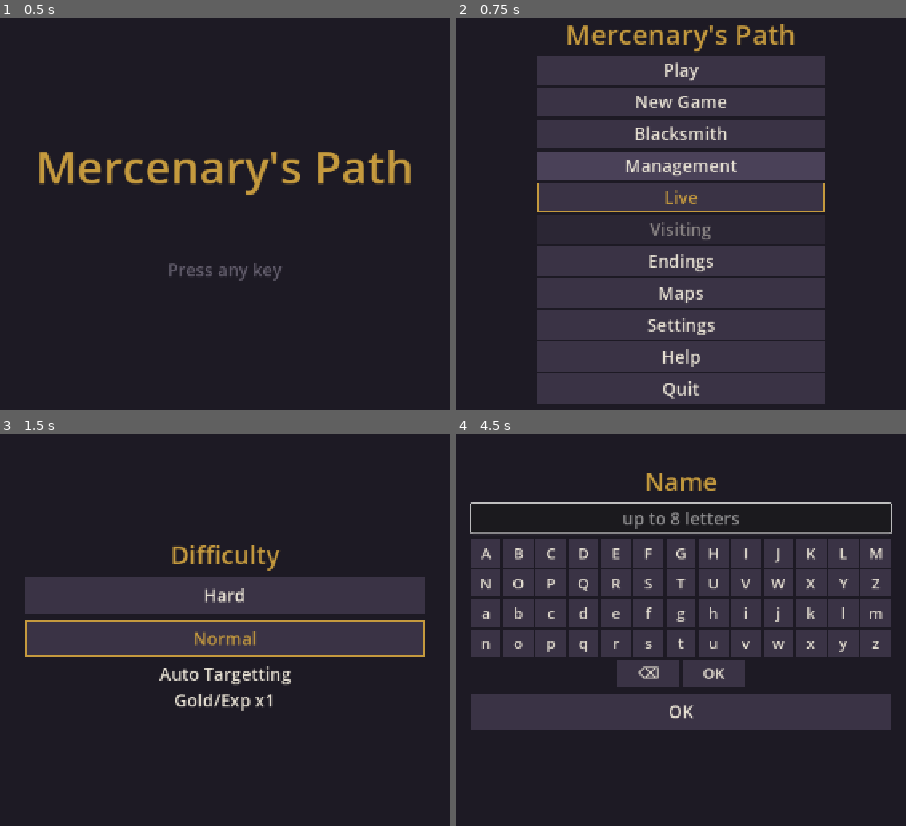
Above: before the commit, frames 1-4 (two rows, left to right).
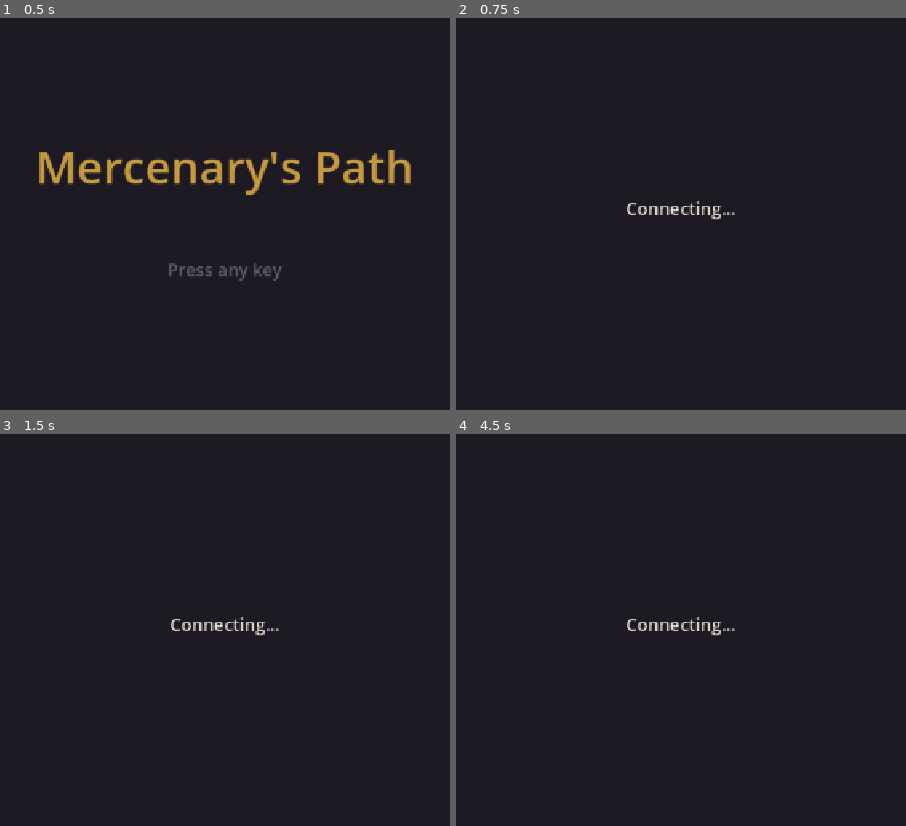
Above: after the commit, the same moments.

Repository: sapega89/Path-Of-A-Warrior
Game: Godot game, scene res://scenes/main.tscn
Same seed, same stepped clock (60 frames per second), same inputs: the game is played once before the commit and once after it.
Inputs (mouse positions are in pixels of both pictures, inside the frame that each line leads up to):
- Up to frame 1 (0.5 s): no input
- Up to frame 2 (0.75 s): tap Enter (ui_accept) at 0.5 s; drag from (681, 210) to (762, 108) at 0.52 s
- Up to frame 3 (1.5 s): click (225, 484) at 1.25 s, where only the run before the commit has a clickable "Play"
- Up to frame 4 (4.5 s): click (681, 637) at 2 s, where only the run before the commit has a clickable "Normal"; click (681, 637) at 2.75 s, where only the run before the commit has a clickable "Normal"; click (771, 641) at 3.5 s, where only the run before the commit has a clickable "OK"; click (519, 579) at 4.27 s

Frame 1 is identical in both runs. In frame 2, 50% of the frame differs, in the area x 18-82%, y 1-99%; in frame 3, 18%; in frame 4, 37%.

Commit message:
Godot: the game plays only with the server, as pyport (local server by default)
Co-Authored-By: Claude Opus 5.5 <noreply@anthropic.com>
Claude-Session: https://claude.ai/code/session_01Pra1engYbN3zhjG5sd72Dh

Diff:
--- a/godot/client/scripts/net/cloud.gd
+++ b/godot/client/scripts/net/cloud.gd
@@ -1,9 +1,14 @@
 extends Node
 ## Autoload "Cloud": always online, the hero only on the server (scripts/net/cloud_sync.gd).
 ##
-## On when the game knows its server: command line `-- --server HOST:PORT --cert FILE.crt`,
-## or the project settings pow/net/server and pow/net/cert. Off (no server given, as in the
-## tests and the screenshots) the hero stays in user://hero.json as before.
+## The game always plays online, as pyport does: it starts only once the server is there (the
+## "No connection" screen until then) and the hero lives on the server. The server is the local
+## one by default (127.0.0.1:28310 and the certificate it makes on its first start,
+## user://server/server.crt, since the server is the same project); another one with
+## `-- --server HOST:PORT --cert FILE.crt` or the project settings pow/net/server and
+## pow/net/cert. Only the game's own scene turns it on: the tests, the screenshots, the server
+## and the tools run without it (the hero in user://hero.json), and so does `-- --offline`
+## (for working on the game without a server).
 ## The account (UserID + password) stays on this device in user://account.cfg.
 ## Live (scripts/net/live_client.gd) and the online game (scripts/net/online_client.gd) go
 ## over the same logged-in connection (request()); the server's pushes go to the online game.
@@ -16,6 +21,8 @@
 const ACCOUNT_PATH := "user://account.cfg"
 const LEGACY_PATH := "user://hero.json"
 const FLUSH_MS := 3000
+const DEFAULT_SERVER := "127.0.0.1"
+const DEFAULT_CERT := "user://server/server.crt"  # server/main.gd's default data folder
 
 var sync: CloudSync = null
 var live: LiveClient = null
@@ -27,14 +34,33 @@
 
 func _ready() -> void:
 	get_tree().auto_accept_quit = false  # the window's close goes through quit_game()
+	if not runs_the_game(OS.get_cmdline_args()):
+		return
 	var cfg := server_config(OS.get_cmdline_user_args())
 	if cfg.is_empty():
 		return
-	start(cfg.address, cfg.port, cfg.cert)
-
-
-## {address, port, cert} of the server, or {} when the game has none.
+	start(cfg.address, cfg.port, null, cfg.cert_path)
+
+
+## The game itself (its main scene) runs, not a scene or script named on the command line (the
+## tests, the screenshots, the server, the tools).
+static func runs_the_game(args: PackedStringArray) -> bool:
+	var main := str(ProjectSettings.get_setting("application/run/main_scene", ""))
+	for a in args:
+		if a == "--":
+			break
+		if a in ["-s", "--script"]:
+			return false
+		if (a.ends_with(".tscn") or a.ends_with(".scn")) and a != main:
+			return false
+	return true
+
+
+## {address, port, cert_path} of the server: the local one unless told otherwise; {} with
+## --offline.
 static func server_config(argv: PackedStringArray) -> Dictionary:
+	if argv.has("--offline"):
+		return {}
 	var server := str(ProjectSettings.get_setting("pow/net/server", ""))
 	var cert_path := str(ProjectSettings.get_setting("pow/net/cert", ""))
 	for i in argv.size() - 1:
@@ -42,23 +68,23 @@
 			server = argv[i + 1]
 		elif argv[i] == "--cert":
 			cert_path = argv[i + 1]
-	if server.is_empty() or cert_path.is_empty():
-		return {}
-	var cert := X509Certificate.new()
-	if cert.load(cert_path) != OK:
-		push_error("cloud: cannot read the server's certificate %s" % cert_path)
-		return {}
+	if server.is_empty():
+		server = DEFAULT_SERVER
+	if cert_path.is_empty():
+		cert_path = DEFAULT_CERT
 	var port := Protocol.PORT
 	var address := server
 	if server.contains(":"):
 		address = server.get_slice(":", 0)
 		port = int(server.get_slice(":", 1))
-	return {"address": address, "port": port, "cert": cert}
-
-
-func start(address: String, port: int, cert: X509Certificate) -> void:
+	return {"address": address, "port": port, "cert_path": cert_path}
+
+
+## cert: the server's certificate, or null to read it from cert_path when connecting.
+func start(address: String, port: int, cert: X509Certificate, cert_path := "") -> void:
 	sync = CloudSync.new()
 	sync.setup(address, port, cert)
+	sync.cert_path = cert_path
 	live = LiveClient.new(request)
 	mp = OnlineClient.new(request)
 	mp.on_battle = func() -> void: Router.push("online_battle")
--- a/godot/client/scripts/net/cloud_sync.gd
+++ b/godot/client/scripts/net/cloud_sync.gd
@@ -25,6 +25,9 @@
 var address := "127.0.0.1"
 var port := Protocol.PORT
 var cert: X509Certificate
+## Read into `cert` on the next try while `cert` is null (the local server makes it on its first
+## start, maybe after the game).
+var cert_path := ""
 var clock: Callable = func() -> int: return Time.get_ticks_msec()
 
 ## [UserID, password], or [] without an account.
@@ -124,10 +127,21 @@
 		return true
 	if int(clock.call()) < retry_at:
 		return false
-	if client.open(address, port, cert) != OK:
+	if _connect() != OK:
 		_lost()
 		return false
 	return true
+
+
+## Opens the connection; an error while the server's certificate cannot be read yet.
+func _connect() -> int:
+	if cert == null and not cert_path.is_empty() and FileAccess.file_exists(cert_path):
+		var c := X509Certificate.new()
+		if c.load(cert_path) == OK:
+			cert = c
+	if cert == null:
+		return ERR_FILE_NOT_FOUND
+	return client.open(address, port, cert)
 
 
 func step() -> void:
@@ -181,7 +195,7 @@
 ## Registers a new account on the server; done(answer) once it is known. On "ok" the account is
 ## this device's and its session is logged in.
 func register(id: String, pwd: String, done: Callable) -> void:
-	if client.state == NetClient.State.CLOSED and client.open(address, port, cert) != OK:
+	if client.state == NetClient.State.CLOSED and _connect() != OK:
 		done.call({"t": "register", "ok": false, "err": "offline"})
 		return
 	state = "connecting"
--- a/godot/client/tests/test_cloud.gd
+++ b/godot/client/tests/test_cloud.gd
@@ -130,6 +130,37 @@
 	eq(int(b.hero.level), 9, "the server already has a hero: the old file is not used")
 	check(b.purge_legacy, "but it goes")
 	_end(s, [b, a], d)
+
+
+func test_the_game_is_always_online_with_the_local_server_by_default() -> void:
+	var Cloud := preload("res://scripts/net/cloud.gd")
+	var cfg: Dictionary = Cloud.server_config(PackedStringArray())
+	eq(cfg.address, "127.0.0.1", "the local server")
+	eq(cfg.port, 28310)
+	eq(cfg.cert_path, "user://server/server.crt", "the certificate the local server makes")
+	cfg = Cloud.server_config(PackedStringArray(["--server", "pow.example:28311", "--cert", "/x/s.crt"]))
+	eq([cfg.address, cfg.port, cfg.cert_path], ["pow.example", 28311, "/x/s.crt"], "another server")
+	eq(Cloud.server_config(PackedStringArray(["--offline"])), {}, "--offline: without a server")
+	check(Cloud.runs_the_game(PackedStringArray(["--path", "godot/client"])), "the game")
+	check(Cloud.runs_the_game(PackedStringArray(["res://scenes/main.tscn"])), "its main scene")
+	check(not Cloud.runs_the_game(PackedStringArray(["--headless", "res://tests/runner.tscn"])), "not the tests")
+	check(not Cloud.runs_the_game(PackedStringArray(["res://server/main.tscn"])), "not the server")
+	check(not Cloud.runs_the_game(PackedStringArray(["-s", "res://tools/net_check.gd"])), "not a tool")
+
+
+func test_the_certificate_is_read_once_the_local_server_made_it() -> void:
+	var d := _dir()
+	var a := CloudSync.new()
+	a.setup("127.0.0.1", PORT, null)
+	a.cert_path = d.path_join("server.crt")
+	a.step()
+	check(not a.online(), "no certificate yet: no connection")
+	check(a.retry_at > 0, "tries again later")
+	var s := _server(d)
+	ServerTests.pair(0)[1].save(a.cert_path)
+	a.retry_now()
+	check(_run(s, [a], a.online), "online once the certificate is there")
+	_end(s, [a], d)
 
 
 func test_no_server_waits_longer_each_time() -> void:
